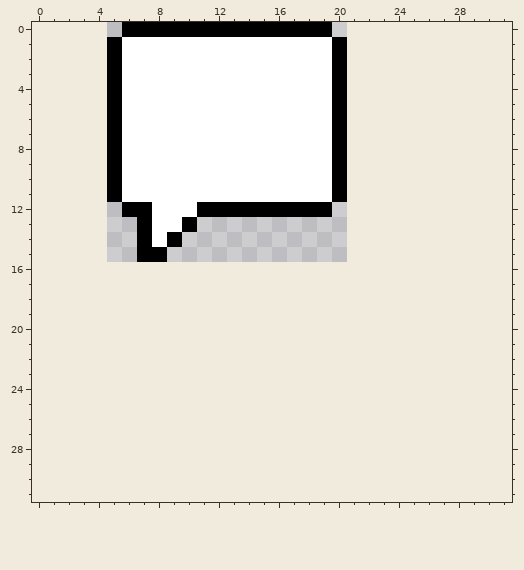
Two states of a pixel-art file, dev/art/msg_bubble.ase. Above: the version before the commit.
16x16 pixels, 1 frame. The old version is drawn lined up with the new one, on the new canvas.
After:
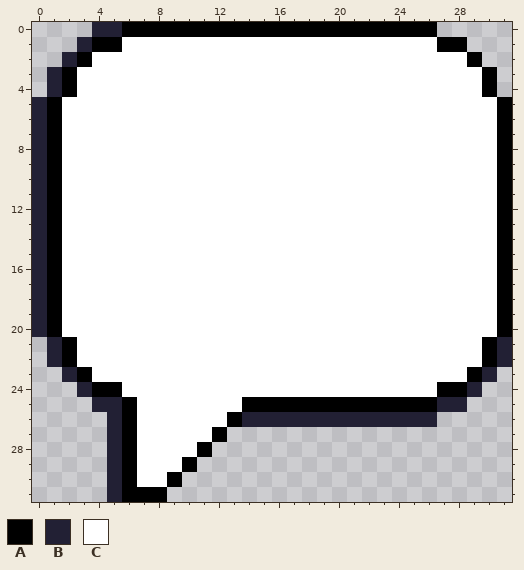
Palette (. is transparent): A #000000  B #222034  C #ffffff
Log entry: Added bubble chat skin
What changed:
canvas 16x16 -> 32x32, the old top-left corner now at 5,0
y 0: x 4..5 .. -> BB; x 20..26 ....... -> AAAAAAA
y 1: x 3..4 .. -> BA; x 20..28 A........ -> CCCCCCCAA
y 2: x 2..5 ...A -> BACC; x 20..29 A......... -> CCCCCCCCCA
y 3..4: x 1..5 ....A -> BACCC; x 20..30 A.......... -> CCCCCCCCCCA
y 5..11: x 0..5 .....A -> BACCCC; x 20..31 A........... -> CCCCCCCCCCCA
y 12: x 0..7 ......AA -> BACCCCCC; x 11..31 AAAAAAAAA............ -> CCCCCCCCCCCCCCCCCCCCA
y 13: x 0..7 .......A -> BACCCCCC; x 10..31 A..................... -> CCCCCCCCCCCCCCCCCCCCCA
y 14: x 0..7 .......A -> BACCCCCC; x 9..31 A...................... -> CCCCCCCCCCCCCCCCCCCCCCA
y 15: x 0..31 .......AA....................... -> BACCCCCCCCCCCCCCCCCCCCCCCCCCCCCA
y 16..20: x 0..31 ................................ -> BACCCCCCCCCCCCCCCCCCCCCCCCCCCCCA
y 21..22: x 1..31 ............................... -> BACCCCCCCCCCCCCCCCCCCCCCCCCCCAB
y 23: x 2..30 ............................. -> BACCCCCCCCCCCCCCCCCCCCCCCCCAB
y 24: x 3..29 ........................... -> BAACCCCCCCCCCCCCCCCCCCCCAAB
y 25: x 4..28 ......................... -> BBACCCCCCCAAAAAAAAAAAAABB
y 26: x 5..26 ...................... -> BACCCCCCABBBBBBBBBBBBB
y 27: x 5..12 ........ -> BACCCCCA
y 28: x 5..11 ....... -> BACCCCA
y 29: x 5..10 ...... -> BACCCA
y 30: x 5..9 ..... -> BACCA
y 31: x 5..8 .... -> BAAA
Where, in picture pixels (left, top, right, bottom), the same in both pictures:
changed: (32, 22, 512, 502)
